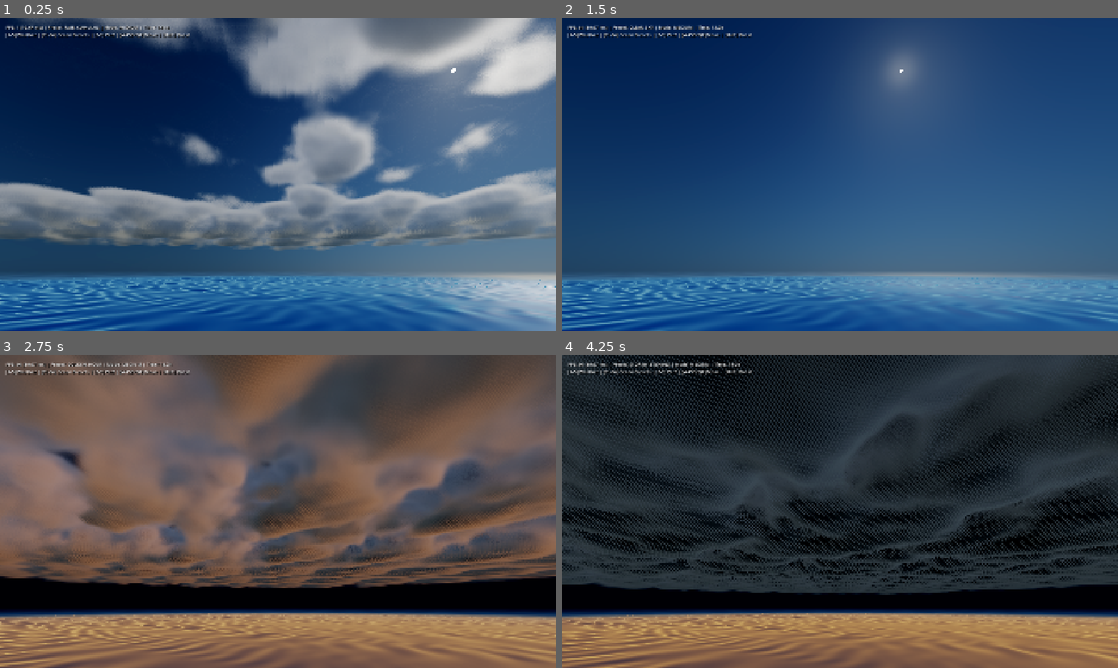
Above: before the commit, frames 1-4 (two rows, left to right).
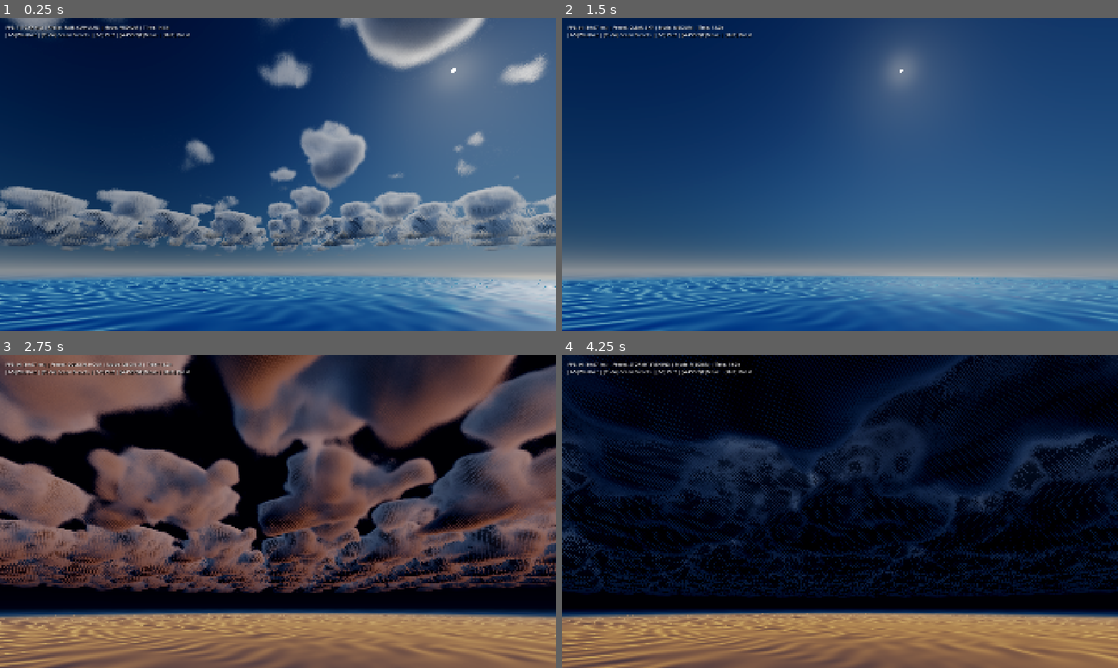
Above: after the commit, the same moments.

Repository: rlsl0422/godot-simple-sky
Game: Godot game, scene res://scenes/main_showcase.tscn
The game is run twice, just before and just after one commit, with the same random seed, the same clock (stepped at 60 frames per second) and the same inputs.
Inputs (mouse positions are in pixels of both pictures, inside the frame that each line leads up to):
- Up to frame 1 (0.25 s): no input
- Up to frame 2 (1.5 s): tap Enter at 0.5 s; move the mouse to (962, 158) at 0.52 s; hold D 0.53-1.25 s; tap 1 at 0.6 s; click (962, 158) at 0.67 s; tap Space at 0.77 s; drag from (728, 190) to (812, 237) at 1.27 s
- Up to frame 3 (2.75 s): move the mouse to (333, 442) at 2.02 s; hold D from 2.03 s (still down); tap 3 at 2.1 s
- Up to frame 4 (4.25 s): release D at 2.75 s; drag from (812, 574) to (673, 464) at 2.77 s; move the mouse to (1006, 558) at 3.52 s; hold A from 3.53 s (still down); tap 5 at 3.6 s; tap Space at 3.77 s

The runs differ from the first frame. In frame 1, 34% of the frame differs, in the area x 0-100%, y 0-84%; in frame 2, 7.9%; in frame 3, 46%; in frame 4, 52%, in the area x 0-100%, y 0-78%.

Commit message:
feat(clouds): add white horizon haze and fluffy cauliflower cumulus sculpting

Diff:
--- a/scenes/main_showcase.tscn
+++ b/scenes/main_showcase.tscn
@@ -51,7 +51,7 @@
 shader_parameter/max_steps = 34
 shader_parameter/max_light_steps = 3
 shader_parameter/empty_skip_multiplier = 1.3
-shader_parameter/max_distance_km = 26.0
+shader_parameter/max_distance_km = 36.0
 shader_parameter/detail_lod_distance_km = 12.0
 shader_parameter/tonemap_mode = 1
 shader_parameter/exposure = 1.0
--- a/screenshots/perf_metrics.json
+++ b/screenshots/perf_metrics.json
@@ -1,11 +1,11 @@
 {
-	"avg_fps": 39.9087438727535,
-	"avg_frame_time_ms": 25.057165497076,
-	"max_frame_time_ms": 149.557,
-	"min_frame_time_ms": 3.25300000000024,
-	"percentile_1_low_fps": 7.3960100443295,
-	"percentile_99_frame_time_ms": 135.208037037037,
+	"avg_fps": 44.1236656816427,
+	"avg_frame_time_ms": 22.663574853801,
+	"max_frame_time_ms": 150.0,
+	"min_frame_time_ms": 4.01200000000021,
+	"percentile_1_low_fps": 7.16828749611719,
+	"percentile_99_frame_time_ms": 139.503333333333,
 	"renderer": "NVIDIA GeForce MX450",
-	"timestamp": "2026-09-08T17:05:42",
+	"timestamp": "2026-09-08T17:25:07",
 	"total_frames": 570
 }
--- a/scripts/atmosphere_cloud_controller.gd
+++ b/scripts/atmosphere_cloud_controller.gd
@@ -274,7 +274,7 @@
 			_update_material_uniform("max_steps", 34)
 			_update_material_uniform("max_light_steps", 3)
 			_update_material_uniform("empty_skip_multiplier", 1.3)
-			_update_material_uniform("max_distance_km", 26.0)
+			_update_material_uniform("max_distance_km", 36.0)
 			_update_material_uniform("detail_lod_distance_km", 12.0)
 		PerformanceMode.HIGH:
 			_update_material_uniform("max_steps", 48)
--- a/shaders/atmosphere_clouds.gdshader
+++ b/shaders/atmosphere_clouds.gdshader
@@ -67,7 +67,7 @@
 uniform int max_steps : hint_range(16, 96, 2) = 36;
 uniform int max_light_steps : hint_range(2, 8, 1) = 4;
 uniform float empty_skip_multiplier : hint_range(1.0, 3.0, 0.1) = 2.0;
-uniform float max_distance_km : hint_range(10.0, 60.0, 1.0) = 24.0;
+uniform float max_distance_km : hint_range(10.0, 60.0, 1.0) = 36.0;
 uniform float detail_lod_distance_km : hint_range(4.0, 20.0, 1.0) = 12.0;
 
 // ==========================================
@@ -232,6 +232,15 @@
 	vec3 inscattering = (total_rayleigh * BETA_R * p_rayleigh + total_mie * BETA_M * p_mie) * sun_intensity * sun_color;
 
 	vec3 horizon_tint = mix(vec3(0.015, 0.03, 0.06), inscattering, smoothstep(-0.06, 0.08, sun_dir.y));
+
+	// Marine Boundary Layer (MBL) forward & multiple-scattered aerosol white haze (Photo matching)
+	float h_angle = march_dir.y - horizon_dip;
+	float aerosol_band = exp(-max(h_angle, 0.0) / 0.038);
+	float sun_elev = clamp(sun_dir.y * 1.2 + 0.15, 0.05, 1.0);
+	vec3 sun_norm = sun_color * sun_elev;
+	vec3 aerosol_white = mix(vec3(0.88, 0.93, 0.98), sun_norm, 0.35) * clamp(sun_intensity * 0.058, 0.6, 1.4);
+	horizon_tint = mix(horizon_tint, aerosol_white, aerosol_band * 0.68 * clamp(sun_dir.y * 2.0 + 0.2, 0.0, 1.0));
+
 	sky_color = horizon_tint;
 
 	vec3 direct_sun_tau = BETA_R * optical_depth.x + BETA_M * optical_depth.y;
@@ -272,26 +281,31 @@
 	vec4 base_sample = texture(base_noise_tex, p + warp);
 
 	// 4. Combined Perlin-Worley + Cauliflower Billow lobes (Zone I)
-	// Base shape (R) modulated by medium (G) and fine (B, A) Worley lobes
-	float billow_lobes = base_sample.g * 0.60 + base_sample.b * 0.28 + base_sample.a * 0.12;
-	float cloud_shape = remap(base_sample.r, -(1.0 - billow_lobes) * 0.40, 1.0, 0.0, 1.0);
-
-	// Updraft dome has prominent rounded billow lobes (cauliflower texture)
-	cloud_shape = mix(cloud_shape, billow_lobes, smoothstep(0.35, 0.85, height_norm) * 0.45);
+	// Base shape (R) sculpted by inverted Worley cellular domes (G, B, A)
+	float billow_worley = base_sample.g * 0.60 + base_sample.b * 0.28 + base_sample.a * 0.12;
+	// Bulging spherical cauliflower lobes: cell centers bulge outward, valleys indent
+	float lobe_sculpt = remap(base_sample.r, (1.0 - billow_worley) * 0.35, 1.0, 0.0, 1.0);
+	float cloud_shape = lobe_sculpt * (0.65 + 0.55 * billow_worley);
+
+	// Updraft dome accentuates rounded billows toward the top
+	float dome_boost = smoothstep(0.30, 0.85, height_norm);
+	cloud_shape = mix(cloud_shape, cloud_shape * billow_worley * 1.25, dome_boost * 0.40);
 
 	float cloud_mass = cloud_shape * h_grad * cluster_mask;
 
-	// 5. Density thresholding
-	float cov_threshold = 0.18;
-	float density = smoothstep(cov_threshold, cov_threshold + 0.32, cloud_mass) * cloud_density_multiplier * 3.6;
-
-	// 6. Micro-detail erosion with continuous distance LOD & smooth falloff (eliminates contour banding)
+	// 5. Density thresholding with smooth yet plump condensation boundary (creates puffy "몽글몽글" volume)
+	float cov_threshold = 0.16;
+	float density = smoothstep(cov_threshold, cov_threshold + 0.18, cloud_mass) * cloud_density_multiplier * 3.4;
+
+	// 6. Micro-detail erosion: active on upper billows, suppressed on cloud base for velvety smooth underside
 	if (density > 0.005 && detail_fade > 0.01) {
 		vec3 detail_p = (p + warp) * detail_scale + vec3(wind_offset_km.x, 0.0, wind_offset_km.y) * 0.25;
 		vec4 detail_noise = texture(detail_noise_tex, detail_p);
 		float detail_fbm = detail_noise.r * 0.625 + detail_noise.g * 0.25 + detail_noise.b * 0.125;
 		float erosion = mix(detail_fbm, 1.0 - detail_fbm, clamp(height_norm * 0.5, 0.0, 1.0));
-		float erode_amount = erosion * detail_strength * 0.35 * detail_fade;
+		float base_suppress = smoothstep(0.08, 0.32, height_norm); // Velvety smooth cloud base
+		float edge_mask = clamp(1.0 - density * 0.30, 0.0, 1.0);
+		float erode_amount = erosion * detail_strength * 0.28 * detail_fade * edge_mask * base_suppress;
 		density = smoothstep(erode_amount, 1.0, density) * density;
 	}
 
@@ -440,7 +454,7 @@
 			float density = sample_cloud_density(sample_pos, height_norm, wind_offset_km, detail_fade);
 
 			// Distance fade near horizon: smoothly merges distant clouds into the horizon boundary haze
-			float horizon_fade = clamp(1.0 - (current_t - (max_distance_km * 0.55)) / (max_distance_km * 0.45), 0.0, 1.0);
+			float horizon_fade = clamp(1.0 - (current_t - (max_distance_km * 0.65)) / (max_distance_km * 0.35), 0.0, 1.0);
 			density *= horizon_fade;
 
 			if (density > 0.001) {
@@ -454,8 +468,9 @@
 
 				// Progressive multi-scale light marching toward sun (in km):
 				float optical_depth_sun = 0.0;
-				float l_dists[4] = float[4](0.15, 0.45, 1.20, 2.80);
-				float l_weights[4] = float[4](0.22, 0.48, 1.00, 1.80);
+				float l_dists[4] = float[4](0.08, 0.25, 0.80, 2.40);
+				float l_weights[4] = float[4](0.18, 0.42, 0.90, 1.70);
+				float l_dens_first = 0.0;
 
 				for (int j = 0; j < max_light_steps; j++) {
 					int idx = min(j, 3);
@@ -465,6 +480,7 @@
 					float l_height_norm = clamp((l_alt - r_bottom_km) / (r_top_km - r_bottom_km), 0.0, 1.0);
 
 					float l_dens = sample_cloud_density(light_pos, l_height_norm, wind_offset_km, 0.0);
+					if (j == 0) l_dens_first = l_dens;
 					optical_depth_sun += l_dens * l_weights[idx] * 8.5;
 				}
 
@@ -472,18 +488,22 @@
 				float beer = exp(-optical_depth_sun * 0.60);
 				float powder = 1.0 - exp(-optical_depth_sun * 1.6 * powder_effect_strength);
 				float sun_light_attenuation = beer * mix(1.0, powder, 0.55);
+
+				// Directional lobe curvature / micro-crevice shadowing (enhances "몽글몽글" spherical puffiness)
+				float lobe_curvature = clamp(1.0 - (l_dens_first - density * 0.7) * 0.25, 0.65, 1.15);
+
 				// Multiple forward scattering softens shadow underbelly like real clouds in reference photo
 				float multi_scatter = exp(-optical_depth_sun * 0.12) * 0.45;
 
-				// Hemispherical ambient lighting: blue skylight from above + warm terrain bounce from below
-				float crevice_ao = clamp(1.0 - density * 0.20, 0.30, 1.0);
-				vec3 sky_ambient = sky_color * 0.60 + cloud_ambient_color * 0.75;
-				vec3 ground_ambient = ground_color * 0.60 + vec3(0.06, 0.05, 0.04);
-				vec3 ambient = mix(ground_ambient, sky_ambient, clamp(height_norm * 1.2, 0.0, 1.0)) * ambient_intensity * crevice_ao;
+				// Hemispherical ambient lighting: blue skylight from above + deep oceanic bounce from below
+				float crevice_ao = clamp(1.0 - density * 0.25, 0.35, 1.0);
+				vec3 sky_ambient = sky_color * 0.65 + cloud_ambient_color * 0.70;
+				vec3 ocean_ambient = deep_water_color * 0.50 + vec3(0.02, 0.04, 0.06);
+				vec3 ambient = mix(ocean_ambient, sky_ambient, clamp(height_norm * 1.3, 0.0, 1.0)) * ambient_intensity * crevice_ao;
 
 				vec3 sun_normalized = sun_light_color / max(sun_intensity, 1.0);
 				float phase_term = phase_cloud + silver_lining * 0.45;
-				float direct_lighting = sun_light_attenuation * phase_term + multi_scatter * 0.55;
+				float direct_lighting = (sun_light_attenuation * phase_term * lobe_curvature) + multi_scatter * 0.55;
 				vec3 direct_sun = sun_normalized * direct_lighting * 1.6;
 				vec3 step_energy = (direct_sun + ambient) * cloud_base_color;
 
@@ -502,10 +522,10 @@
 			}
 		}
 
-		// Aerial perspective (haze over distant clouds)
+		// Aerial perspective (distant clouds smoothly dissolve into white horizon haze)
 		float dist_to_clouds = min(t_start, max_distance_km);
-		float haze_factor = 1.0 - exp(-dist_to_clouds * 0.035 * atmosphere_density);
-		accumulated_cloud_color = mix(accumulated_cloud_color, sky_color * (1.0 - transmittance), haze_factor * 0.65);
+		float haze_factor = 1.0 - exp(-dist_to_clouds * 0.028 * atmosphere_density);
+		accumulated_cloud_color = mix(accumulated_cloud_color, sky_color * (1.0 - transmittance), haze_factor * 0.72);
 
 		// Sun disc dissolves exponentially into clouds; only forward Mie glow remains behind clouds
 		vec3 direct_sun_disc = sun_disc_color * pow(transmittance, 2.2);
Binary file changed: screenshots/01_noon_cumulus.png
Binary file changed: screenshots/02_sun_silver_lining.png
Binary file changed: screenshots/03_golden_sunset.png
Binary file changed: screenshots/04_above_clouds.png
Binary file changed: screenshots/05_ground_and_contour_fix.png
Binary file changed: screenshots/06_infinite_ocean_sunset.png
Binary file changed: screenshots/07_underwater_optics.png
Binary file changed: screenshots/08_underwater_antisolar.png
Binary file changed: screenshots/09_underwater_deep_extinction.png
